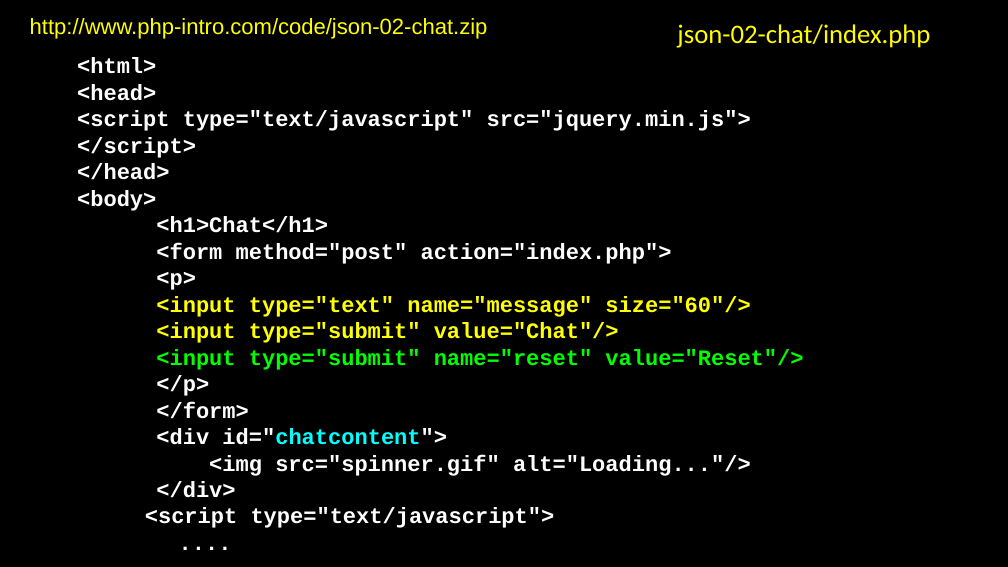
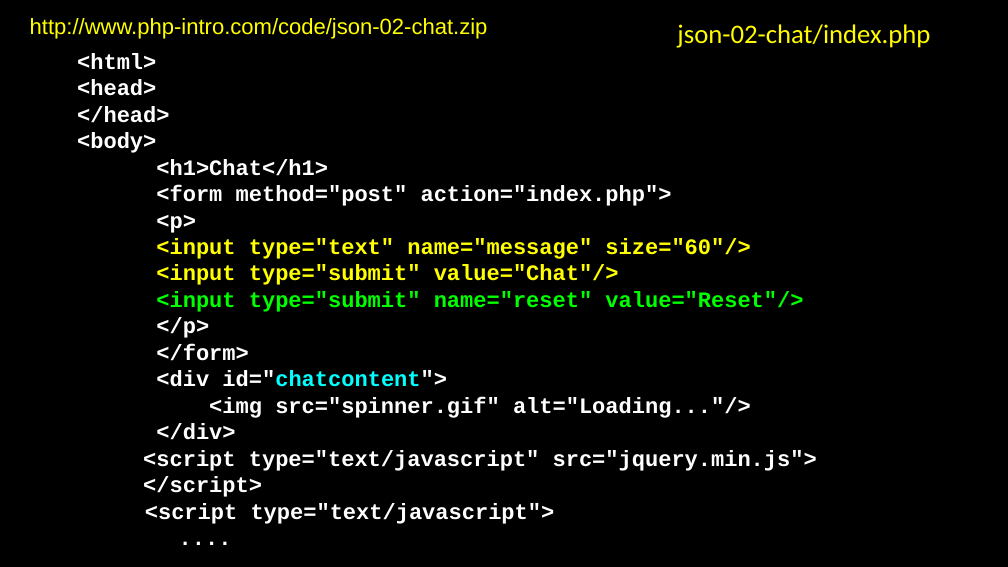
Before and after one commit to csev/wa4e, a slide deck: slide 21 of lectures/PHP-14-JQuery-JSON.ppt (slide 19 before the commit). Drawn at 1008x567 pixels with LibreOffice and Linux fonts; fonts in the diff are those of the drawing. Boxes give left, top, right and bottom in pixels: in the first picture for what was removed or moved away, otherwise in the second. Text is boxed around its words. In the diff, an @@ line names an element or a change of style, - is before the commit and + after.

Commit message:
Clean up the movement of javascript to the bottom

```diff
--- a/lectures/PHP-14-JQuery-JSON.ppt
+++ b/lectures/PHP-14-JQuery-JSON.ppt
@@ free "<html>": place and size @@
-free "<html>" at bbox=[74, 52, 961, 567]
+free "<html>" at bbox=[74, 47, 961, 567]
@@ text in free at bbox=[77, 110, 751, 158]: paragraphs removed @@
-<script type="text/javascript" src="jquery.min.js">
-</script>
@@ text in free at bbox=[143, 450, 817, 497]: paragraphs added @@
+<script type="text/javascript" src="jquery.min.js">
+</script>
```
Also in this commit, not shown: 8 other slides changed, 2 slides added, 10 other files.
